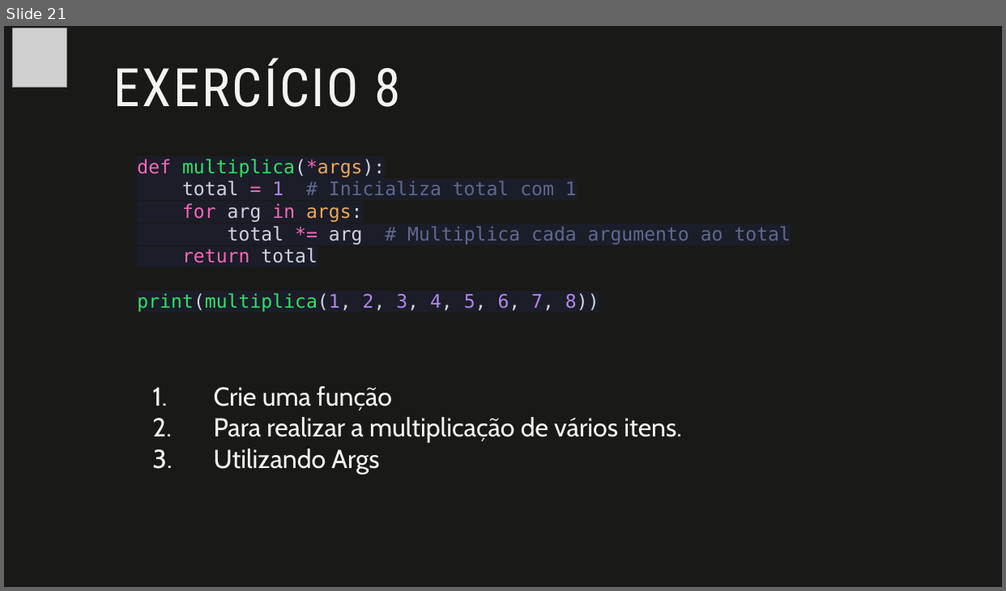
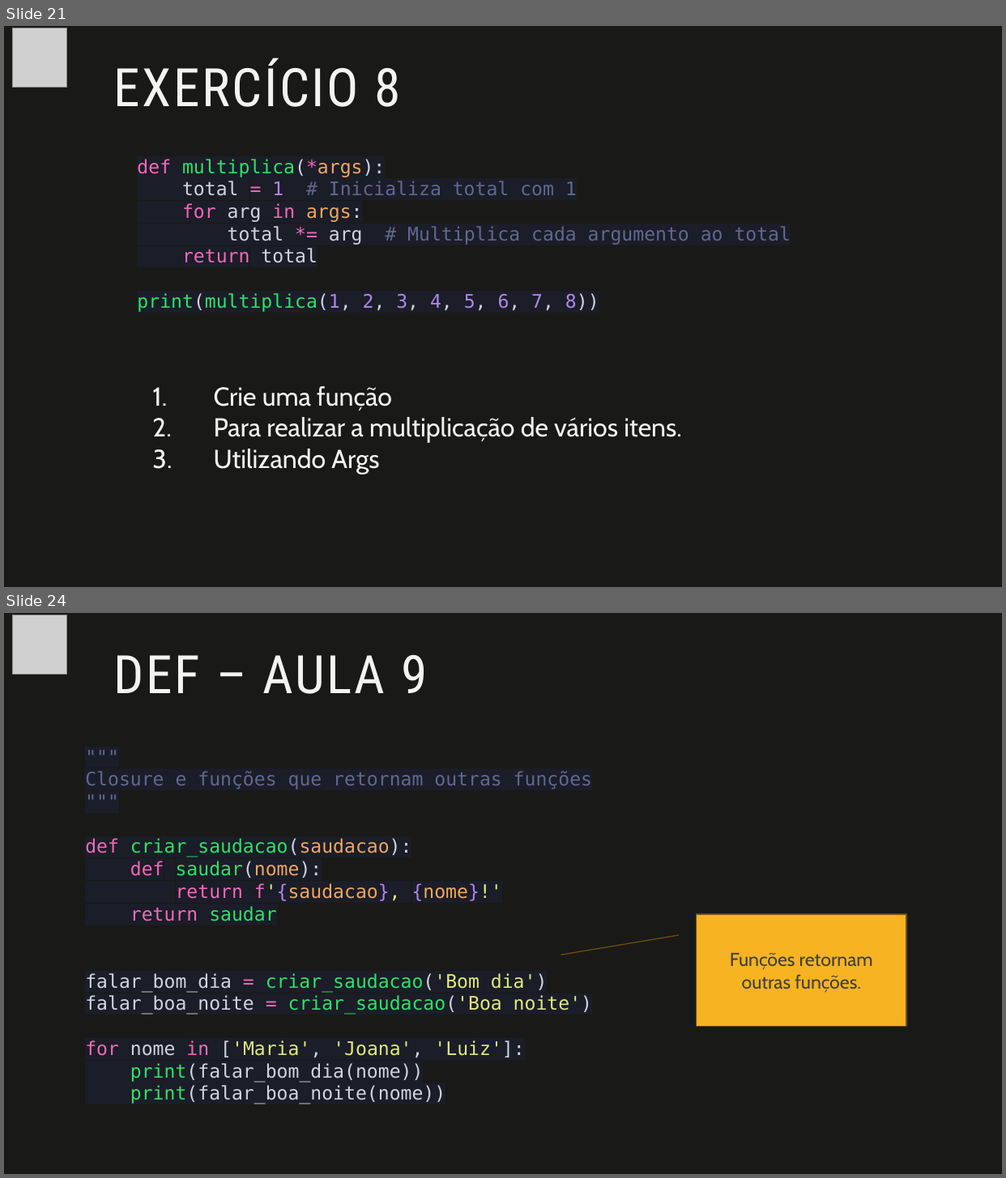
Before and after one commit to fabio-sudo/PythonCurso, a slide deck: Python_Dev/Python Intermediário/Material Python/1- Funções em Python.pptx. Shown one above the other, each under a label of ours: slide 21 before the commit, slides 21 and 24 after it; the slides between them are not shown. The pictures are 1006x591 and 1006x1178 pixels, drawn with LibreOffice and Linux fonts; fonts in the diff are those of the drawing; grey boxes stand for pictures. Boxes give left, top, right and bottom in pixels: in the first picture for what was removed or moved away, otherwise in the second. Text is boxed around its words. In the diff, an @@ line names an element or a change of style, - is before the commit and + after.

```diff
--- a/Python_Dev/Python Intermediário/Material Python/1- Funções em Python.pptx
+++ b/Python_Dev/Python Intermediário/Material Python/1- Funções em Python.pptx
@@ slide 24 added at (4, 613, 1002, 1174), background #191917 @@
@@ picture added at (12, 615, 66, 674) @@
@@ title added at (114, 655, 428, 694), 51 pt, text #F3F3F2 @@
+DEF – AULA 9
@@ text added at (85, 771, 592, 1105), 18 pt, text #D1D4E0 @@
+"""
+Closure e funções que retornam outras funções
+"""
+def criar_saudacao(saudacao):
+def saudar(nome):
+return f'{saudacao}, {nome}!'
+return saudar
+falar_bom_dia = criar_saudacao('Bom dia')
+falar_boa_noite = criar_saudacao('Boa noite')
+for nome in ['Maria', 'Joana', 'Luiz']:
+print(falar_bom_dia(nome))
+print(falar_boa_noite(nome))
@@ border callout added at (697, 914, 907, 1027), fill #F8B323, outline #6D4E0F 1 pt, 18 pt, text #3F3F3A @@
+Funções retornam outras funções.
```
Also in this commit, not shown: 5 slides changed, 2 other slides added, 4 other files.
